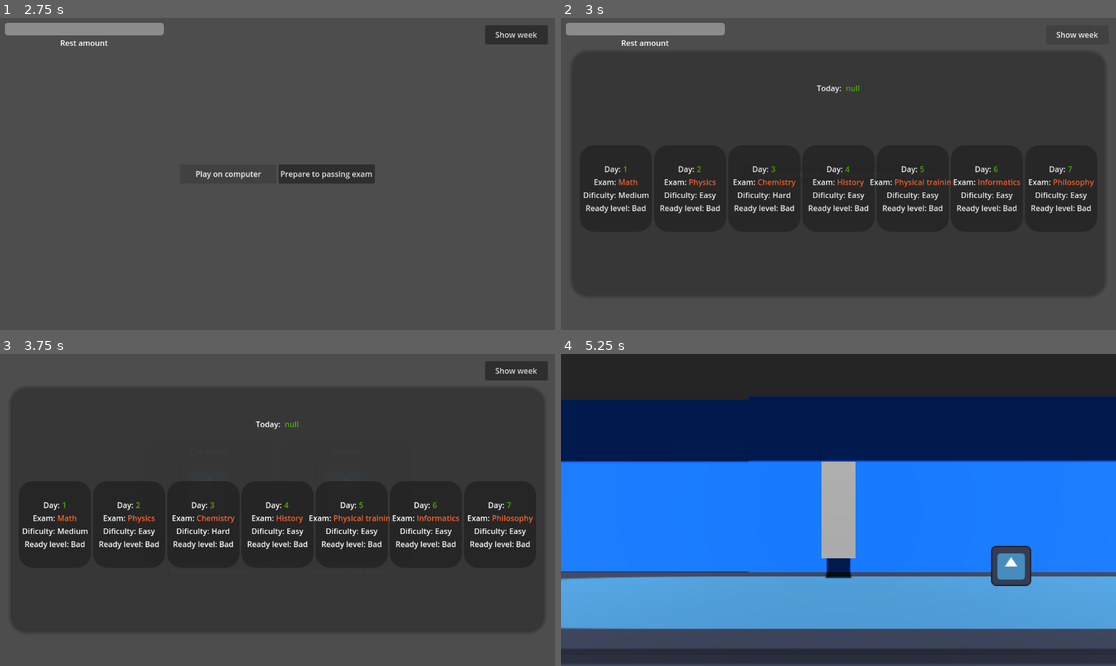
Above: before the commit, frames 1-4 (two rows, left to right).
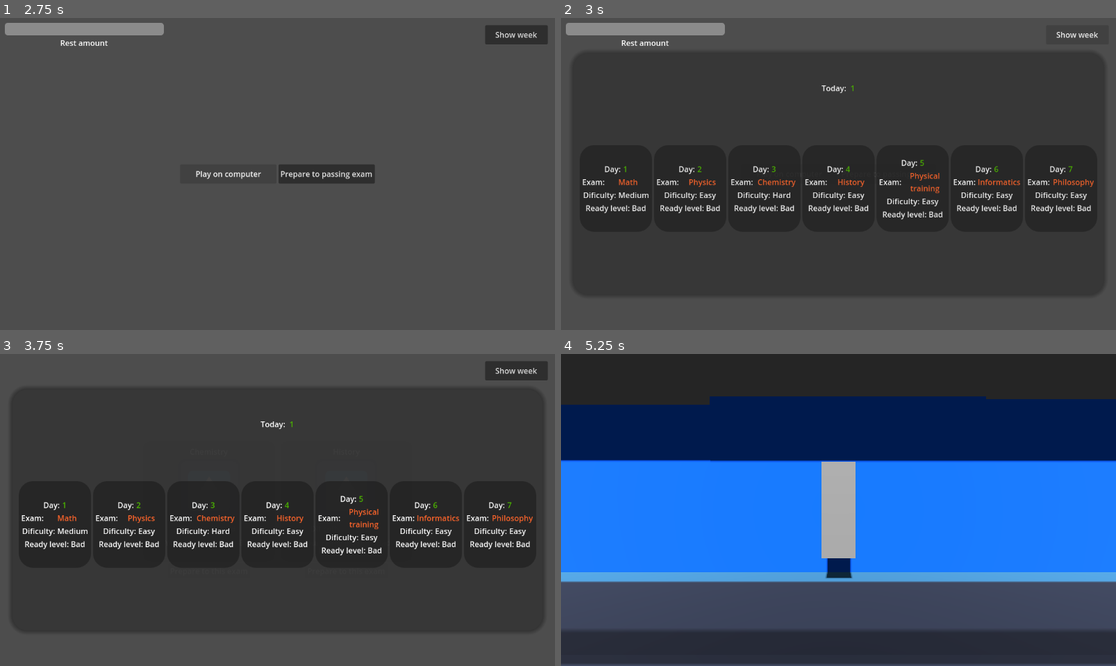
Above: after the commit, the same moments.

Repository: sudo-m3z1m/MakeItBeforeTheTest
Game: Godot game, scene res://Prefabs/UI/main_manu.tscn
Two runs of this game, one before a commit and one after it. Both use one fixed random seed, a clock stepped at 60 frames per second and the inputs below. The engine's default icon, where the game draws it, is replaced by a stand-in: a white triangle on a blue panel in a dark square.
Inputs:
- Up to frame 1 (2.75 s): click "Play!" at 0.5 s; click "Play on computer" at 1.25 s; click "Play on computer" at 2 s
- Up to frame 2 (3 s): click "Show week" at 2.75 s
- Up to frame 3 (3.75 s): click "Prepare to passing exam" at 3.5 s
- Up to frame 4 (5.25 s): click "Prepare to this exam" at 4.25 s; tap Enter (ui_accept) at 5 s; hold D (Right) from 5.03 s (still down)

Frame 1 is identical in both runs. In frame 2, 1.5% of the frame differs, in the area x 3-93%, y 21-65%; in frame 3, 1.5%; in frame 4, 24%, in the area x 0-100%, y 13-95%.

Commit message:
Added crowd sections and randomisation of exam doors in second step

Diff:
--- a/Prefabs/Exams/exam_base.gd
+++ b/Prefabs/Exams/exam_base.gd
@@ -3,6 +3,7 @@
 class_name ExBase
 
 var exams: Array[Exam]
+var current_day: int = 0
 var collected_items: Array[Item]
 var default_ready_level: int = 1
 var rest_level: float = 50:
--- a/Prefabs/UI/exam_step_ui.gd
+++ b/Prefabs/UI/exam_step_ui.gd
@@ -22,7 +22,7 @@
 	passing_timer.start(passing_time)
 	passing_timer.timeout.connect(exam_passing_time_over)
 
-	exam = ExamBase.exams[0]
+	exam = ExamBase.exams[ExamBase.current_day]
 	solving_speed = (exam.ready_level / exam.dificulty) / 2
 	paste_items_to_cells()
 
@@ -55,4 +55,5 @@
 
 func bar_value_changed(value):
 	if value == solving_progress_bar.max_value:
+		ExamBase.current_day += 1
 		get_tree().change_scene_to_packed(load(prepare_scene_packed))
--- a/Prefabs/UI/exam_ui.tscn
+++ b/Prefabs/UI/exam_ui.tscn
@@ -2,7 +2,7 @@
 
 [ext_resource type="Script" path="res://Prefabs/UI/exam_ui.gd" id="1_o2csu"]
 [ext_resource type="Texture2D" uid="uid://dwpnuhxpdin85" path="res://icon.svg" id="1_tpnam"]
-[ext_resource type="PackedScene" uid="uid://l2rsawse8j1x" path="res://Prefabs/Univercity/test_scene.tscn" id="2_byswb"]
+[ext_resource type="PackedScene" uid="uid://l2rsawse8j1x" path="res://Prefabs/Univercity/second_step.tscn" id="2_qj10e"]
 
 [sub_resource type="StyleBoxFlat" id="StyleBoxFlat_75ixu"]
 bg_color = Color(0, 0, 0, 0.466667)
@@ -16,7 +16,7 @@
 layout_mode = 3
 anchors_preset = 0
 script = ExtResource("1_o2csu")
-run_to_exam_packed = ExtResource("2_byswb")
+run_to_exam_packed = ExtResource("2_qj10e")
 
 [node name="VBoxContainer" type="VBoxContainer" parent="."]
 custom_minimum_size = Vector2(270, 285)
--- a/Prefabs/UI/exam_week_ui.tscn
+++ b/Prefabs/UI/exam_week_ui.tscn
@@ -58,9 +58,12 @@
 text = "Exam:"
 
 [node name="Exam" type="Label" parent="VBoxContainer/ExamContainer"]
+custom_minimum_size = Vector2(90, 0)
 layout_mode = 2
 theme_override_colors/font_color = Color(0.980392, 0.392157, 0.168627, 1)
 text = "null"
+horizontal_alignment = 1
+autowrap_mode = 2
 
 [node name="DificultyContainer" type="HBoxContainer" parent="VBoxContainer"]
 layout_mode = 2
--- a/Prefabs/UI/middle_step_ui.gd
+++ b/Prefabs/UI/middle_step_ui.gd
@@ -50,6 +50,8 @@
 
 func paste_week() -> void:
 	var exam_day: ExamWeekUI
+
+	today_label.text = str(ExamBase.current_day + 1)
 	for exam in ExamBase.exams:
 		exam_day = exam_week_ui_packed.instantiate()
 		exam_week_container.add_child(exam_day)
--- a/Prefabs/Univercity/crowd.tscn
+++ b/Prefabs/Univercity/crowd.tscn
@@ -3,21 +3,21 @@
 [ext_resource type="Script" path="res://Prefabs/Univercity/crowd.gd" id="1_2wy8e"]
 
 [sub_resource type="BoxShape3D" id="BoxShape3D_4ctwl"]
-size = Vector3(2.08008, 2.36926, 1)
+size = Vector3(2.51733, 2.29681, 0.699463)
 
 [node name="Crowd" type="Node3D"]
 transform = Transform3D(1, 0, 0, 0, 1, 0, 0, 0, 2.44321, 0, 0, 0)
 script = ExtResource("1_2wy8e")
-speed_debuff_multiplier = 0.1
+speed_decrease_multiplier = 0.1
 
 [node name="CrowdArea" type="Area3D" parent="."]
 
 [node name="CollisionShape3D" type="CollisionShape3D" parent="CrowdArea"]
-transform = Transform3D(1, 0, 0, 0, 1, 0, 0, 0, 1, 0, 0.684631, 0)
+transform = Transform3D(1, 0, 0, 0, 1, 0, 0, 0, 1, 0, 0.648407, 0)
 shape = SubResource("BoxShape3D_4ctwl")
 
 [node name="Model" type="Node3D" parent="."]
 
 [node name="CSGBox3D" type="CSGBox3D" parent="."]
 transform = Transform3D(1, 0, 0, 0, 1, 0, 0, 0, 1, 0, 0.651367, 0)
-size = Vector3(2.01001, 2.30273, 1)
+size = Vector3(2.51172, 2.30273, 0.698242)
--- /dev/null
+++ b/Prefabs/Univercity/crowd_section.tscn
@@ -0,0 +1,106 @@
+[gd_scene load_steps=5 format=3 uid="uid://dhe8jpqucxh2q"]
+
+[ext_resource type="PackedScene" uid="uid://4gy5qsd1q6jk" path="res://Prefabs/Univercity/crowd.tscn" id="1_uwvpf"]
+
+[sub_resource type="Animation" id="Animation_7y8jk"]
+length = 0.001
+tracks/0/type = "value"
+tracks/0/imported = false
+tracks/0/enabled = true
+tracks/0/path = NodePath("Crowd:position")
+tracks/0/interp = 1
+tracks/0/loop_wrap = true
+tracks/0/keys = {
+"times": PackedFloat32Array(0),
+"transitions": PackedFloat32Array(1),
+"update": 0,
+"values": [Vector3(-5.02923, 0, 0)]
+}
+tracks/1/type = "value"
+tracks/1/imported = false
+tracks/1/enabled = true
+tracks/1/path = NodePath("Crowd2:position")
+tracks/1/interp = 1
+tracks/1/loop_wrap = true
+tracks/1/keys = {
+"times": PackedFloat32Array(0),
+"transitions": PackedFloat32Array(1),
+"update": 0,
+"values": [Vector3(-0.029, 0, -1.5)]
+}
+tracks/2/type = "value"
+tracks/2/imported = false
+tracks/2/enabled = true
+tracks/2/path = NodePath("Crowd3:position")
+tracks/2/interp = 1
+tracks/2/loop_wrap = true
+tracks/2/keys = {
+"times": PackedFloat32Array(0),
+"transitions": PackedFloat32Array(1),
+"update": 0,
+"values": [Vector3(4.971, 0, 1.5)]
+}
+
+[sub_resource type="Animation" id="Animation_wdtwy"]
+resource_name = "Z moving"
+length = 4.0
+loop_mode = 1
+tracks/0/type = "value"
+tracks/0/imported = false
+tracks/0/enabled = true
+tracks/0/path = NodePath("Crowd:position")
+tracks/0/interp = 1
+tracks/0/loop_wrap = true
+tracks/0/keys = {
+"times": PackedFloat32Array(0, 2, 4),
+"transitions": PackedFloat32Array(1, 1, 1),
+"update": 0,
+"values": [Vector3(-5.02923, 0, 0), Vector3(-5.029, 0, -1.5), Vector3(-5.02923, 0, 0)]
+}
+tracks/1/type = "value"
+tracks/1/imported = false
+tracks/1/enabled = true
+tracks/1/path = NodePath("Crowd2:position")
+tracks/1/interp = 1
+tracks/1/loop_wrap = true
+tracks/1/keys = {
+"times": PackedFloat32Array(0, 2, 4),
+"transitions": PackedFloat32Array(1, 1, 1),
+"update": 0,
+"values": [Vector3(-0.029, 0, -1.5), Vector3(-0.029, 0, 1.5), Vector3(-0.029, 0, -1.5)]
+}
+tracks/2/type = "value"
+tracks/2/imported = false
+tracks/2/enabled = true
+tracks/2/path = NodePath("Crowd3:position")
+tracks/2/interp = 1
+tracks/2/loop_wrap = true
+tracks/2/keys = {
+"times": PackedFloat32Array(0, 2, 4),
+"transitions": PackedFloat32Array(1, 1, 1),
+"update": 0,
+"values": [Vector3(4.971, 0, 1.5), Vector3(4.971, 0, -1.5), Vector3(4.971, 0, 1.5)]
+}
+
+[sub_resource type="AnimationLibrary" id="AnimationLibrary_e3mxf"]
+_data = {
+"RESET": SubResource("Animation_7y8jk"),
+"Z moving": SubResource("Animation_wdtwy")
+}
+
+[node name="CrowdSection" type="Node3D"]
+
+[node name="Crowd" parent="." instance=ExtResource("1_uwvpf")]
+transform = Transform3D(1, 0, 0, 0, 1, 0, 0, 0, 2.44321, -5.02923, 0, 0)
+
+[node name="Crowd2" parent="." instance=ExtResource("1_uwvpf")]
+transform = Transform3D(1, 0, 0, 0, 1, 0, 0, 0, 2.44321, -0.029, 0, -1.5)
+
+[node name="Crowd3" parent="." instance=ExtResource("1_uwvpf")]
+transform = Transform3D(1, 0, 0, 0, 1, 0, 0, 0, 2.44321, 4.971, 0, 1.5)
+
+[node name="AnimationPlayer" type="AnimationPlayer" parent="."]
+libraries = {
+"": SubResource("AnimationLibrary_e3mxf")
+}
+autoplay = "Z moving"
--- a/Prefabs/Univercity/exam_door.gd
+++ b/Prefabs/Univercity/exam_door.gd
@@ -1,4 +1,5 @@
 extends Area3D
+class_name ExamDoor
 
 @export var exam_packed: PackedScene
 
--- a/Prefabs/Univercity/exam_door.tscn
+++ b/Prefabs/Univercity/exam_door.tscn
@@ -14,4 +14,8 @@
 transform = Transform3D(1, 0, 0, 0, 1, 0, 0, 0, 1, 0.352318, 0.328833, -0.397174)
 shape = SubResource("BoxShape3D_uw2wc")
 
+[node name="CSGBox3D" type="CSGBox3D" parent="."]
+transform = Transform3D(1, 0, 0, 0, 1, 0, 0, 0, 1, 0, 0, -0.315887)
+size = Vector3(5.78931, 4.16016, 4.82623)
+
 [connection signal="body_entered" from="." to="." method="body_entered"]
--- /dev/null
+++ b/Prefabs/Univercity/second_step.gd
@@ -0,0 +1,30 @@
+extends Node3D
+
+@export_category("University")
+@export var exam_door_packed: PackedScene
+@export var crowd_scenes_packed: Array[PackedScene]
+
+@onready var door_positions: Array[Node] = $DoorsMarkers.get_children()
+#@onready var crowd_positions: Array[Node] = $CrowdMarkers.get_children()
+
+func _ready() -> void:
+	var exam_door_pos: Vector3
+
+	exam_door_pos = choose_exam_door_pos()
+	spawn_door(exam_door_pos)
+
+func choose_exam_door_pos() -> Vector3:
+	var new_door_spawn_pos: Vector3 = Vector3.ZERO
+	var door_marker: Marker3D
+
+	door_marker = door_positions[randi() % door_positions.size()]
+	new_door_spawn_pos = door_marker.global_position
+
+	return new_door_spawn_pos
+
+func spawn_door(door_pos: Vector3) -> void:
+	var exam_door: ExamDoor
+
+	exam_door = exam_door_packed.instantiate()
+	add_child(exam_door)
+	exam_door.global_position = door_pos
--- /dev/null
+++ b/Prefabs/Univercity/second_step.tscn
@@ -0,0 +1,197 @@
+[gd_scene load_steps=11 format=3 uid="uid://l2rsawse8j1x"]
+
+[ext_resource type="Script" path="res://Prefabs/Univercity/second_step.gd" id="1_6to5t"]
+[ext_resource type="Texture2D" uid="uid://dwpnuhxpdin85" path="res://icon.svg" id="2_kojiu"]
+[ext_resource type="PackedScene" uid="uid://b5ypkumc7v2h" path="res://Prefabs/player.tscn" id="3_pw5fy"]
+[ext_resource type="PackedScene" uid="uid://dnaebvxj6ghwo" path="res://Prefabs/Univercity/exam_door.tscn" id="4_w1rhq"]
+[ext_resource type="PackedScene" uid="uid://cb7k16rea3jtd" path="res://Prefabs/Items/item_pickabe.tscn" id="5_01nif"]
+[ext_resource type="PackedScene" uid="uid://xfrtebuk3f2j" path="res://Prefabs/Univercity/upstairs.tscn" id="7_7skf1"]
+[ext_resource type="PackedScene" uid="uid://dhe8jpqucxh2q" path="res://Prefabs/Univercity/crowd_section.tscn" id="7_sd4t6"]
+
+[sub_resource type="StandardMaterial3D" id="StandardMaterial3D_qrxs7"]
+albedo_texture = ExtResource("2_kojiu")
+
+[sub_resource type="StandardMaterial3D" id="StandardMaterial3D_ilteh"]
+albedo_color = Color(0, 0.407843, 1, 1)
+
+[sub_resource type="Environment" id="Environment_kc4n5"]
+
+[node name="TestScene" type="Node3D"]
+script = ExtResource("1_6to5t")
+exam_door_packed = ExtResource("4_w1rhq")
+
+[node name="CSGBox3D" type="CSGBox3D" parent="."]
+transform = Transform3D(1, 0, 0, 0, 1, 0, 0, 0, 1, 1.15825, -2.41226, -6.69107)
+use_collision = true
+size = Vector3(125.12, 5.31885, 17.8905)
+material = SubResource("StandardMaterial3D_qrxs7")
+
+[node name="Player" parent="." instance=ExtResource("3_pw5fy")]
+transform = Transform3D(1, 0, 0, 0, 1, 0, 0, 0, 1, -22.7767, 1.60729, 0)
+
+[node name="DirectionalLight3D" type="DirectionalLight3D" parent="."]
+transform = Transform3D(1, 0, 0, 0, 0.79653, 0.604599, 0, -0.604599, 0.79653, 10.6558, 8.47662, 10.9282)
+shadow_enabled = true
+
+[node name="ItemPickabe" parent="." instance=ExtResource("5_01nif")]
+transform = Transform3D(1, 0, 0, 0, 1, 0, 0, 0, 1, 7.60383, 1.00479, 0)
+item_path = "res://Prefabs/Items/smartphone.gd"
+
+[node name="Wall" type="CSGBox3D" parent="."]
+transform = Transform3D(1, 0, 0, 0, 1, 0, 0, 0, 1, 32.7224, 18.8287, -5.99272)
+use_collision = true
+size = Vector3(26.0532, 37.3155, 9.18701)
+material = SubResource("StandardMaterial3D_ilteh")
+
+[node name="Wall2" type="CSGBox3D" parent="."]
+transform = Transform3D(1, 0, 0, 0, 1, 0, 0, 0, 1, -13.7062, 18.8398, -5.99272)
+use_collision = true
+size = Vector3(26.0532, 37.3377, 9.18701)
+material = SubResource("StandardMaterial3D_ilteh")
+
+[node name="Wall3" type="CSGBox3D" parent="."]
+transform = Transform3D(1, 0, 0, 0, 1, 0, 0, 0, 1, -54.7221, 18.824, -5.97167)
+use_collision = true
+size = Vector3(15.6916, 37.3061, 9.18701)
+material = SubResource("StandardMaterial3D_ilteh")
+
+[node name="SideWall" type="CSGBox3D" parent="."]
+transform = Transform3D(1, 0, 0, 0, 1, 0, 0, 0, 1, -18.6318, 11.2544, -2.44016)
+use_collision = true
+size = Vector3(2.93359, 7.35791, 8.97974)
+material = SubResource("StandardMaterial3D_ilteh")
+
+[node name="SideWall2" type="CSGBox3D" parent="."]
+transform = Transform3D(1, 0, 0, 0, 1, 0, 0, 0, 1, 28.788, 26.1372, -2.44016)
+use_collision = true
+size = Vector3(2.93359, 7.35791, 8.97974)
+material = SubResource("StandardMaterial3D_ilteh")
+
+[node name="SecondFloor" type="CSGBox3D" parent="."]
+transform = Transform3D(1, 0, 0, 0, 1, 0, 0, 0, 1, 1.13024, 7.53035, 0.359741)
+use_collision = true
+size = Vector3(125.596, 0.162109, 3.76733)
+
+[node name="ThirdFloor" type="CSGBox3D" parent="."]
+transform = Transform3D(1, 0, 0, 0, 1, 0, 0, 0, 1, 0.983551, 15.0081, 0.465437)
+use_collision = true
+size = Vector3(125.889, 0.162109, 3.76733)
+
+[node name="ThirdFloor2" type="CSGBox3D" parent="."]
+transform = Transform3D(1, 0, 0, 0, 1, 0, 0, 0, 1, 0.995415, 22.432, 0.465)
+use_collision = true
+size = Vector3(125.865, 0.2, 3.767)
+
+[node name="ThirdFloor3" type="CSGBox3D" parent="."]
+transform = Transform3D(1, 0, 0, 0, 1, 0, 0, 0, 1, 0.707817, 29.8567, 0.465)
+use_collision = true
+size = Vector3(126.44, 0.2, 3.767)
+
+[node name="WorldEnvironment" type="WorldEnvironment" parent="."]
+environment = SubResource("Environment_kc4n5")
+
+[node name="LeftWingUpstairs" type="Node3D" parent="."]
+transform = Transform3D(1, 0, 0, 0, 1, 0, 0, 0, 1, -36.5, 0, 0)
+
+[node name="Upstairs" parent="LeftWingUpstairs" instance=ExtResource("7_7skf1")]
+transform = Transform3D(1.61, 0, 0, 0, 1.61, 0, 0, 0, 1.61, 0, 0, -6.62963)
+
+[node name="Upstairs2" parent="LeftWingUpstairs" instance=ExtResource("7_7skf1")]
+transform = Transform3D(1.61, 0, 0, 0, 1.61, 0, 0, 0, 1.61, 0, 7.347, -6.63)
+
+[node name="Upstairs3" parent="LeftWingUpstairs" instance=ExtResource("7_7skf1")]
+transform = Transform3D(1.61, 0, 0, 0, 1.61, 0, 0, 0, 1.61, 0, 14.8492, -6.63)
+
+[node name="CSGBox3D" parent="LeftWingUpstairs/Upstairs3/FrontWall" index="0"]
+visible = false
+
+[node name="Upstairs4" parent="LeftWingUpstairs" instance=ExtResource("7_7skf1")]
+transform = Transform3D(1.61, 0, 0, 0, 1.61, 0, 0, 0, 1.61, 0, 22.297, -6.63)
+
+[node name="CSGBox3D" parent="LeftWingUpstairs/Upstairs4/FrontWall" index="0"]
+visible = false
+
+[node name="Upstairs5" parent="LeftWingUpstairs" instance=ExtResource("7_7skf1")]
+transform = Transform3D(1.61, 0, 0, 0, 1.61, 0, 0, 0, 1.61, 0, 29.7131, -6.63)
+
+[node name="RightWingUpstairs" type="Node3D" parent="."]
+transform = Transform3D(1, 0, 0, 0, 1, 0, 0, 0, 1, 56.2543, 0, 0)
+
+[node name="Upstairs" parent="RightWingUpstairs" instance=ExtResource("7_7skf1")]
+transform = Transform3D(1.61, 0, 0, 0, 1.61, 0, 0, 0, 1.61, 0, 0, -6.62963)
+
+[node name="Upstairs2" parent="RightWingUpstairs" instance=ExtResource("7_7skf1")]
+transform = Transform3D(1.61, 0, 0, 0, 1.61, 0, 0, 0, 1.61, 0, 7.347, -6.63)
+
+[node name="Upstairs3" parent="RightWingUpstairs" instance=ExtResource("7_7skf1")]
+transform = Transform3D(1.61, 0, 0, 0, 1.61, 0, 0, 0, 1.61, 0, 14.8492, -6.63)
+
+[node name="CSGBox3D" parent="RightWingUpstairs/Upstairs3/FrontWall" index="0"]
+visible = false
+
+[node name="Upstairs4" parent="RightWingUpstairs" instance=ExtResource("7_7skf1")]
+transform = Transform3D(1.61, 0, 0, 0, 1.61, 0, 0, 0, 1.61, 0, 22.297, -6.63)
+
+[node name="Upstairs5" parent="RightWingUpstairs" instance=ExtResource("7_7skf1")]
+transform = Transform3D(1.61, 0, 0, 0, 1.61, 0, 0, 0, 1.61, 0, 29.7131, -6.63)
+
+[node name="MiddleWingUpstairs" type="Node3D" parent="."]
+transform = Transform3D(1, 0, 0, 0, 1, 0, 0, 0, 1, 9.16032, 0, 0)
+
+[node name="Upstairs" parent="MiddleWingUpstairs" instance=ExtResource("7_7skf1")]
+transform = Transform3D(1.61, 0, 0, 0, 1.61, 0, 0, 0, 1.61, 0, 0, -6.62963)
+
+[node name="Upstairs2" parent="MiddleWingUpstairs" instance=ExtResource("7_7skf1")]
+transform = Transform3D(1.61, 0, 0, 0, 1.61, 0, 0, 0, 1.61, 0, 7.347, -6.63)
+
+[node name="CSGBox3D" parent="MiddleWingUpstairs/Upstairs2/FrontWall" index="0"]
+visible = false
+
+[node name="Upstairs3" parent="MiddleWingUpstairs" instance=ExtResource("7_7skf1")]
+transform = Transform3D(1.61, 0, 0, 0, 1.61, 0, 0, 0, 1.61, 0, 14.8492, -6.63)
+
+[node name="Upstairs4" parent="MiddleWingUpstairs" instance=ExtResource("7_7skf1")]
+transform = Transform3D(1.61, 0, 0, 0, 1.61, 0, 0, 0, 1.61, 0, 22.297, -6.63)
+
+[node name="Upstairs5" parent="MiddleWingUpstairs" instance=ExtResource("7_7skf1")]
+transform = Transform3D(1.61, 0, 0, 0, 1.61, 0, 0, 0, 1.61, 0, 29.7131, -6.63)
+
+[node name="DoorsMarkers" type="Node" parent="."]
+
+[node name="403" type="Marker3D" parent="DoorsMarkers"]
+transform = Transform3D(1, 0, 0, 0, 1, 0, 0, 0, 1, 34.157, 23.3552, 0)
+
+[node name="402" type="Marker3D" parent="DoorsMarkers"]
+transform = Transform3D(1, 0, 0, 0, 1, 0, 0, 0, 1, 15.1764, 23.3552, 0)
+
+[node name="401" type="Marker3D" parent="DoorsMarkers"]
+transform = Transform3D(1, 0, 0, 0, 1, 0, 0, 0, 1, -54.9496, 23.3552, 0)
+
+[node name="302" type="Marker3D" parent="DoorsMarkers"]
+transform = Transform3D(1, 0, 0, 0, 1, 0, 0, 0, 1, 34.157, 16.812, 0)
+
+[node name="301" type="Marker3D" parent="DoorsMarkers"]
+transform = Transform3D(1, 0, 0, 0, 1, 0, 0, 0, 1, -54.9496, 16.812, 0)
+
+[node name="203" type="Marker3D" parent="DoorsMarkers"]
+transform = Transform3D(1, 0, 0, 0, 1, 0, 0, 0, 1, 34.157, 9.43204, 0)
+
+[node name="202" type="Marker3D" parent="DoorsMarkers"]
+transform = Transform3D(1, 0, 0, 0, 1, 0, 0, 0, 1, -11.7601, 9.43204, 0)
+
+[node name="201" type="Marker3D" parent="DoorsMarkers"]
+transform = Transform3D(1, 0, 0, 0, 1, 0, 0, 0, 1, -25.0114, 9.43204, 0)
+
+[node name="102" type="Marker3D" parent="DoorsMarkers"]
+transform = Transform3D(1, 0, 0, 0, 1, 0, 0, 0, 1, -11.7601, 0.698735, 0)
+
+[node name="101" type="Marker3D" parent="DoorsMarkers"]
+transform = Transform3D(1, 0, 0, 0, 1, 0, 0, 0, 1, -54.9496, 0.698735, 0)
+
+[node name="CrowdSection" parent="." instance=ExtResource("7_sd4t6")]
+transform = Transform3D(1, 0, 0, 0, 1, 0, 0, 0, 1, 26.8768, 0.762854, 1.42931)
+
+[editable path="LeftWingUpstairs/Upstairs3"]
+[editable path="LeftWingUpstairs/Upstairs4"]
+[editable path="RightWingUpstairs/Upstairs3"]
+[editable path="MiddleWingUpstairs/Upstairs2"]
--- a/Prefabs/Univercity/test_scene.tscn
+++ /dev/null
@@ -1,124 +0,0 @@
-[gd_scene load_steps=10 format=3 uid="uid://l2rsawse8j1x"]
-
-[ext_resource type="Texture2D" uid="uid://dwpnuhxpdin85" path="res://icon.svg" id="1_agc3g"]
-[ext_resource type="PackedScene" uid="uid://b5ypkumc7v2h" path="res://Prefabs/player.tscn" id="2_kblx5"]
-[ext_resource type="PackedScene" uid="uid://dnaebvxj6ghwo" path="res://Prefabs/Univercity/exam_door.tscn" id="3_xpkbc"]
-[ext_resource type="PackedScene" uid="uid://cb7k16rea3jtd" path="res://Prefabs/Items/item_pickabe.tscn" id="4_wuphq"]
-[ext_resource type="PackedScene" uid="uid://xfrtebuk3f2j" path="res://Prefabs/Univercity/upstairs.tscn" id="5_ohu2p"]
-[ext_resource type="PackedScene" uid="uid://4gy5qsd1q6jk" path="res://Prefabs/Univercity/crowd.tscn" id="6_2igg3"]
-
-[sub_resource type="StandardMaterial3D" id="StandardMaterial3D_qrxs7"]
-albedo_texture = ExtResource("1_agc3g")
-
-[sub_resource type="StandardMaterial3D" id="StandardMaterial3D_ilteh"]
-albedo_color = Color(0, 0.407843, 1, 1)
-
-[sub_resource type="Environment" id="Environment_kc4n5"]
-
-[node name="TestScene" type="Node3D"]
-
-[node name="CSGBox3D" type="CSGBox3D" parent="."]
-transform = Transform3D(1, 0, 0, 0, 1, 0, 0, 0, 1, 20.9942, -2.41226, 0.33829)
-use_collision = true
-size = Vector3(85.4482, 5.31885, 3.83179)
-material = SubResource("StandardMaterial3D_qrxs7")
-
-[node name="Player" parent="." instance=ExtResource("2_kblx5")]
-transform = Transform3D(1, 0, 0, 0, 1, 0, 0, 0, 1, 0, 1.60729, 0)
-
-[node name="DirectionalLight3D" type="DirectionalLight3D" parent="."]
-transform = Transform3D(1, 0, 0, 0, 0.79653, 0.604599, 0, -0.604599, 0.79653, 10.6558, 8.47662, 10.9282)
-shadow_enabled = true
-
-[node name="ExamDoor" parent="." instance=ExtResource("3_xpkbc")]
-transform = Transform3D(1, 0, 0, 0, 1, 0, 0, 0, 1, 40.9258, 8.97884, 0)
-
-[node name="CSGBox3D" type="CSGBox3D" parent="ExamDoor"]
-transform = Transform3D(1, 0, 0, 0, 1, 0, 0, 0, 1, 0.601501, 0.409887, -0.240967)
-size = Vector3(2.203, 3.59717, 1.48193)
-
-[node name="ItemPickabe" parent="." instance=ExtResource("4_wuphq")]
-transform = Transform3D(1, 0, 0, 0, 1, 0, 0, 0, 1, 7.60383, 1.00479, 0)
-item_path = "res://Prefabs/Items/smartphone.gd"
-
-[node name="Wall" type="CSGBox3D" parent="."]
-transform = Transform3D(1, 0, 0, 0, 1, 0, 0, 0, 1, 21.9837, 17.3467, -5.99272)
-use_collision = true
-size = Vector3(47.2165, 34.3514, 9.18701)
-material = SubResource("StandardMaterial3D_ilteh")
-
-[node name="Upstairs" parent="." instance=ExtResource("5_ohu2p")]
-transform = Transform3D(1.6, 0, 0, 0, 1.6, 0, 0, 0, 1.6, 55.9267, 0.0287373, -6.62322)
-
-[node name="Upstairs2" parent="." instance=ExtResource("5_ohu2p")]
-transform = Transform3D(1.6, 0, 0, 0, 1.6, 0, 0, 0, 1.6, -11.9305, 0.0287373, -6.62322)
-
-[node name="Upstairs3" parent="." instance=ExtResource("5_ohu2p")]
-transform = Transform3D(1.6, 0, 0, 0, 1.6, 0, 0, 0, 1.6, 55.9267, 7.47432, -6.62322)
-
-[node name="CSGBox3D2" parent="Upstairs3/FirstFloorCell/FirstFloor" index="0"]
-visible = true
-
-[node name="Upstairs4" parent="." instance=ExtResource("5_ohu2p")]
-transform = Transform3D(1.6, 0, 0, 0, 1.6, 0, 0, 0, 1.6, -11.9544, 7.47432, -6.62322)
-
-[node name="CSGBox3D2" parent="Upstairs4/FirstFloorCell/FirstFloor" index="0"]
-visible = true
-
-[node name="Upstairs5" parent="." instance=ExtResource("5_ohu2p")]
-transform = Transform3D(1.6, 0, 0, 0, 1.6, 0, 0, 0, 1.6, -11.9544, 14.9386, -6.62322)
-
-[node name="CSGBox3D2" parent="Upstairs5/FirstFloorCell/FirstFloor" index="0"]
-visible = true
-
-[node name="Upstairs6" parent="." instance=ExtResource("5_ohu2p")]
-transform = Transform3D(1.6, 0, 0, 0, 1.6, 0, 0, 0, 1.6, -11.9544, 22.3656, -6.62322)
-
-[node name="CSGBox3D2" parent="Upstairs6/FirstFloorCell/FirstFloor" index="0"]
-visible = true
-
-[node name="Upstairs7" parent="." instance=ExtResource("5_ohu2p")]
-transform = Transform3D(1.6, 0, 0, 0, 1.6, 0, 0, 0, 1.6, 55.927, 22.366, -6.623)
-
-[node name="CSGBox3D2" parent="Upstairs7/FirstFloorCell/FirstFloor" index="0"]
-visible = true
-
-[node name="Upstairs8" parent="." instance=ExtResource("5_ohu2p")]
-transform = Transform3D(1.6, 0, 0, 0, 1.6, 0, 0, 0, 1.6, 55.927, 14.939, -6.623)
-
-[node name="CSGBox3D2" parent="Upstairs8/FirstFloorCell/FirstFloor" index="0"]
-visible = true
-
-[node name="SecondFloor" type="CSGBox3D" parent="."]
-transform = Transform3D(1, 0, 0, 0, 1, 0, 0, 0, 1, 21.5292, 7.53035, 0.359741)
-use_collision = true
-size = Vector3(84.7977, 0.162109, 3.76733)
-
-[node name="ThirdFloor" type="CSGBox3D" parent="."]
-transform = Transform3D(1, 0, 0, 0, 1, 0, 0, 0, 1, 21.3891, 15.0081, 0.465437)
-use_collision = true
-size = Vector3(85.078, 0.162109, 3.76733)
-
-[node name="ThirdFloor2" type="CSGBox3D" parent="."]
-transform = Transform3D(1, 0, 0, 0, 1, 0, 0, 0, 1, 21.389, 22.432, 0.465)
-use_collision = true
-size = Vector3(85.078, 0.2, 3.767)
-
-[node name="ThirdFloor3" type="CSGBox3D" parent="."]
-transform = Transform3D(1, 0, 0, 0, 1, 0, 0, 0, 1, 21.389, 29.8567, 0.465)
-use_collision = true
-size = Vector3(85.078, 0.2, 3.767)
-
-[node name="WorldEnvironment" type="WorldEnvironment" parent="."]
-environment = SubResource("Environment_kc4n5")
-
-[node name="Crowd" parent="." instance=ExtResource("6_2igg3")]
-transform = Transform3D(1, 0, 0, 0, 1, 0, 0, 0, 2.44321, 31.253, 0.968542, 0)
-speed_decrease_multiplier = 0.1
-
-[editable path="Upstairs3"]
-[editable path="Upstairs4"]
-[editable path="Upstairs5"]
-[editable path="Upstairs6"]
-[editable path="Upstairs7"]
-[editable path="Upstairs8"]
--- a/Prefabs/Univercity/upstairs.tscn
+++ b/Prefabs/Univercity/upstairs.tscn
@@ -10,18 +10,13 @@
 [node name="Upstairs" type="Node3D"]
 
 [node name="FrontWall" type="CSGBox3D" parent="."]
-transform = Transform3D(1, 0, 0, 0, 1, 0, 0, 0, 1, 0, 3.78432, 3.18041)
+transform = Transform3D(1, 0, 0, 0, 1, 0, 0, 0, 1, 0, 2.42331, 3.1845)
 use_collision = true
-size = Vector3(13.1016, 7.32849, 0.142578)
+size = Vector3(13.1016, 4.60648, 0.150757)
 material = SubResource("StandardMaterial3D_iy3iq")
 
 [node name="CSGBox3D" type="CSGBox3D" parent="FrontWall"]
-transform = Transform3D(1, 0, 0, 0, 1, 0, 0, 0, 1, -4.75735, -2.59299, 0)
-operation = 2
-size = Vector3(2.6665, 2.21979, 1)
-
-[node name="CSGBox3D2" type="CSGBox3D" parent="FrontWall"]
-transform = Transform3D(1, 0, 0, 0, 1, 0, 0, 0, 1, -4.75735, 1.96912, 0)
+transform = Transform3D(1, 0, 0, 0, 1, 0, 0, 0, 1, -4.75735, -1.2193, 0)
 operation = 2
 size = Vector3(2.6665, 2.21979, 1)
 
@@ -30,11 +25,10 @@
 [node name="FirstFloor" type="CSGBox3D" parent="FirstFloorCell"]
 transform = Transform3D(1, 0, 0, 0, 1, 0, 0, 0, 1, 0, 0, 0.00952148)
 use_collision = true
-size = Vector3(13.0566, 0.2, 6.50342)
+size = Vector3(13.057, 0.308, 6.503)
 
 [node name="CSGBox3D2" type="CSGBox3D" parent="FirstFloorCell/FirstFloor"]
 transform = Transform3D(1, 0, 0, 0, 1, 0, 0, 0, 1, 1.09308, 0.0933404, -0.866683)
-visible = false
 operation = 2
 size = Vector3(8.18396, 0.678711, 3.92368)
 
@@ -49,7 +43,7 @@
 size = Vector3(7.61832, 0.678711, 2.09367)
 
 [node name="Stairs" parent="FirstFloorCell" instance=ExtResource("1_2kw4a")]
-transform = Transform3D(-1, 0, -8.74228e-08, 0, 1, 0, 8.74228e-08, 0, -1, 0, 0.555704, 0)
+transform = Transform3D(-1, 0, -1.50996e-07, 0, 1, 0, 1.50996e-07, 0, -1, 0, 0.555704, 0)
 
 [node name="Stairs2" parent="FirstFloorCell" instance=ExtResource("1_2kw4a")]
 transform = Transform3D(1, 0, 0, 0, 1, 0, 0, 0, 1, 0, 2.79499, -1.91598)
@@ -59,7 +53,7 @@
 [node name="SecondFloor" type="CSGBox3D" parent="SecondFloorCell"]
 transform = Transform3D(1, 0, 0, 0, 1, 0, 0, 0, 1, 0, 4.65388, 0)
 use_collision = true
-size = Vector3(13.0566, 0.2, 6.48438)
+size = Vector3(13.057, 0.162, 6.484)
 
 [node name="CSGBox3D" type="CSGBox3D" parent="SecondFloorCell/SecondFloor"]
 transform = Transform3D(1, 0, 0, 0, 1, 0, 0, 0, 1, 1.09308, -0.20766, -0.857162)
